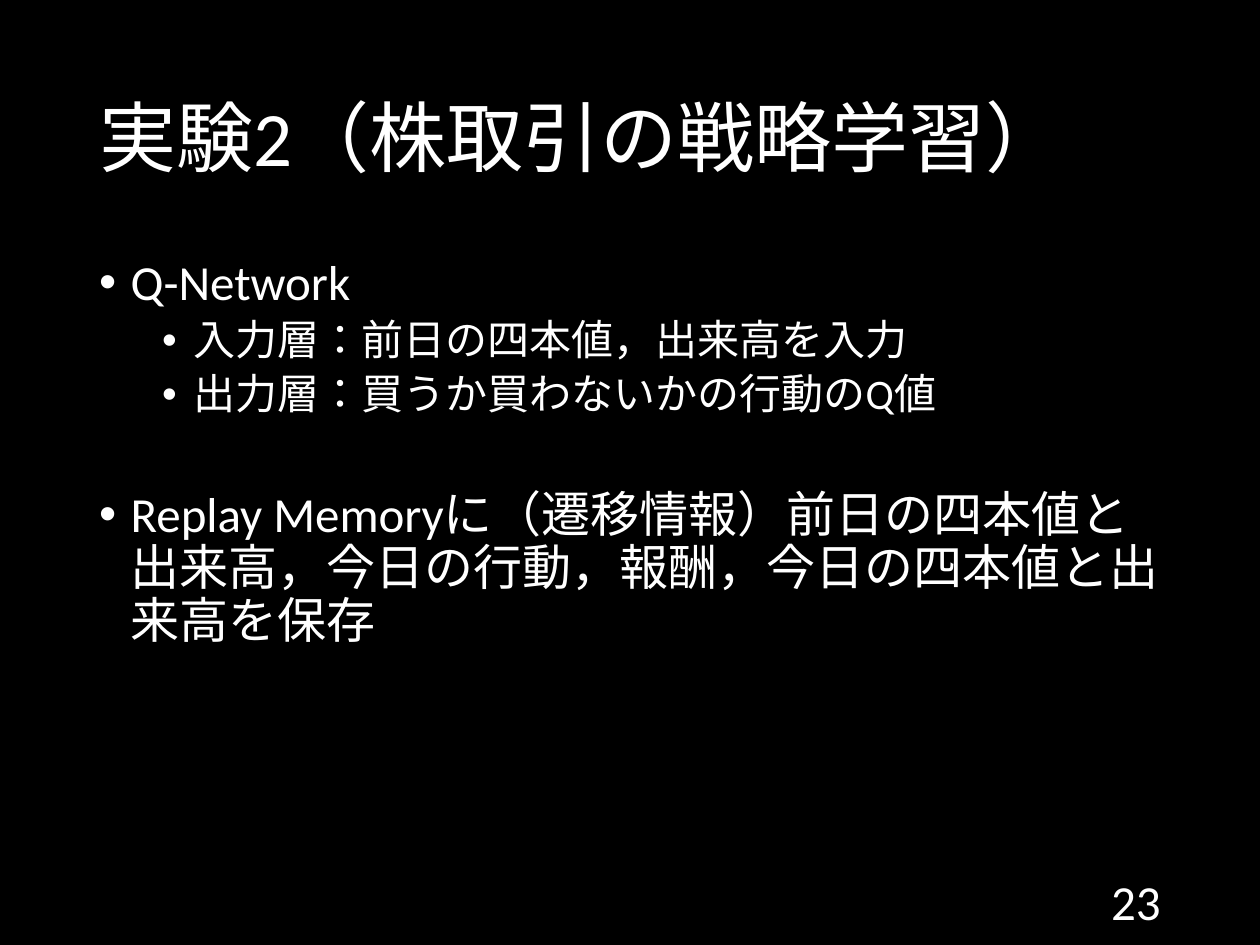
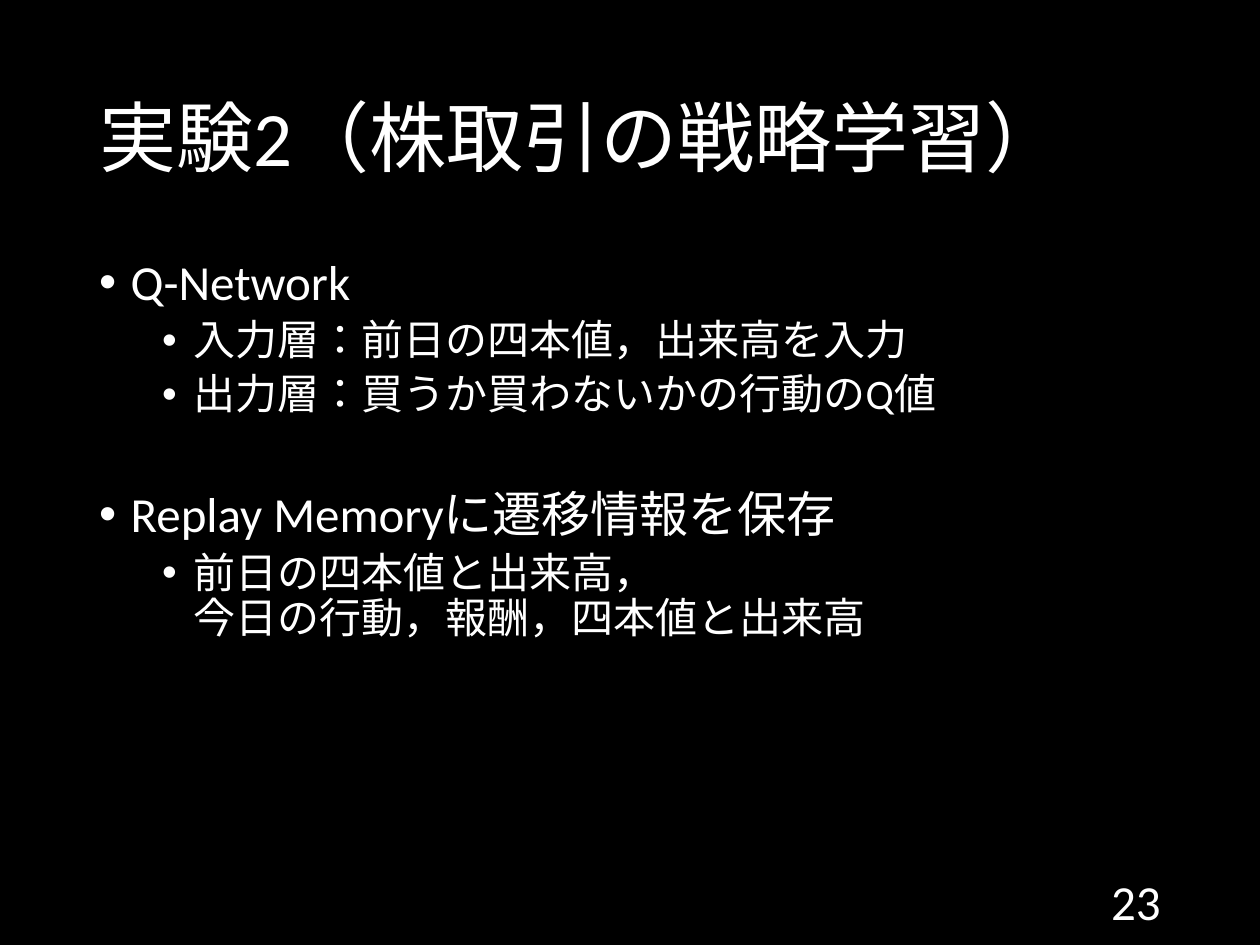
Before and after one commit to 1g-hub/ozeki, a slide deck: slide 23 of B3/情報工学実験II_発表資料.pptx. Drawn at 1260x945 pixels with LibreOffice and Linux fonts; fonts in the diff are those of the drawing. Boxes give left, top, right and bottom in pixels: in the first picture for what was removed or moved away, otherwise in the second. Text is boxed around its words. In the diff, an @@ line names an element or a change of style, - is before the commit and + after.

```diff
--- a/B3/情報工学実験II_発表資料.pptx
+++ b/B3/情報工学実験II_発表資料.pptx
@@ text at [131, 492, 866, 638]: text changed; size 28 to 24 pt @@
-• Replay Memoryに（遷移情報）前日の四本値と出来高，今日の行動，報酬，今日の四本値と出来高を保存
+• Replay Memoryに遷移情報を保存
+  • 前日の四本値と出来高，
+    今日の行動，報酬，四本値と出来高
```
Also in this commit, not shown: 11 other slides changed.
